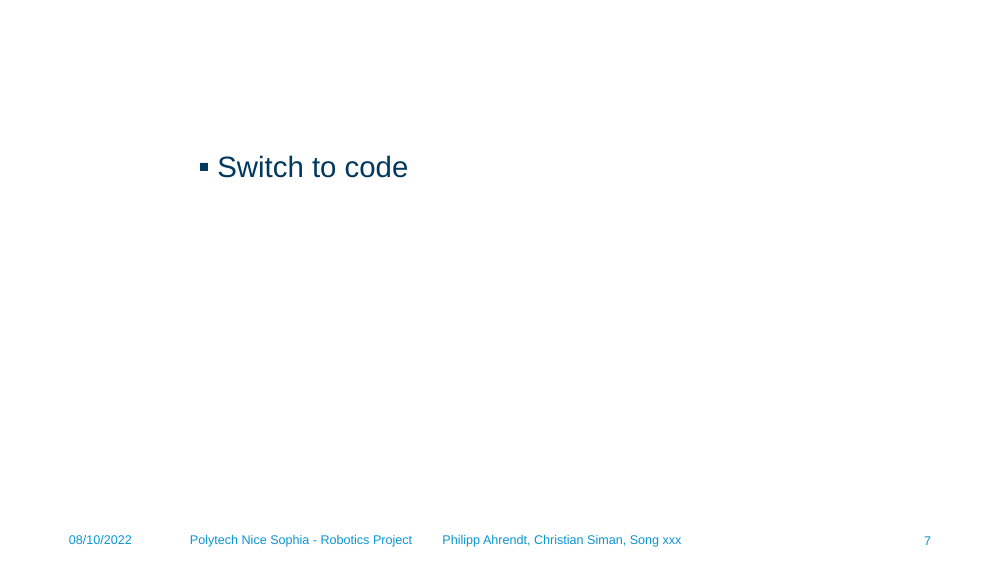
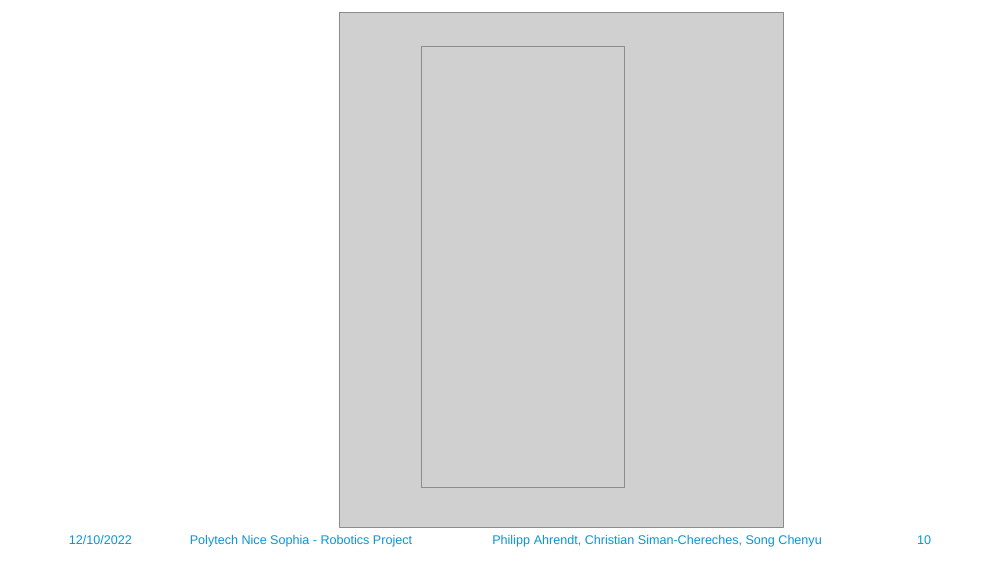
Before and after one commit to phiahr/accel_mouse, a slide deck: slide 10 of Robotics project.pptx (slide 7 before the commit). Drawn at 1008x567 pixels with LibreOffice and Linux fonts; fonts in the diff are those of the drawing; grey boxes stand for pictures; background and template pictures are left out. Boxes give left, top, right and bottom in pixels: in the first picture for what was removed or moved away, otherwise in the second. Text is boxed around its words. In the diff, an @@ line names an element or a change of style, - is before the commit and + after.

```diff
--- a/Robotics project.pptx
+++ b/Robotics project.pptx
@@ picture added at (340, 12, 783, 527) @@
@@ picture added at (421, 47, 625, 488) @@
@@ text removed at (217, 155, 409, 178) @@
-▪ Switch to code
@@ text at (69, 535, 132, 544): text changed @@
-08/10/2022
+12/10/2022
@@ text at (190, 535, 821, 547): text changed @@
-Polytech Nice Sophia - Robotics Project Philipp Ahrendt, Christian Siman, Song xxx
+Polytech Nice Sophia - Robotics Project Philipp Ahrendt, Christian Siman-Chereches, Song Chenyu
@@ page number added at (917, 535, 931, 544), 12 pt, text #0A95D2 @@
+10
@@ page number removed at (924, 536, 931, 545) @@
-7
```
Also in this commit, not shown: 7 other slides changed, 16 slides added, 2 slides removed, 5 other files.
